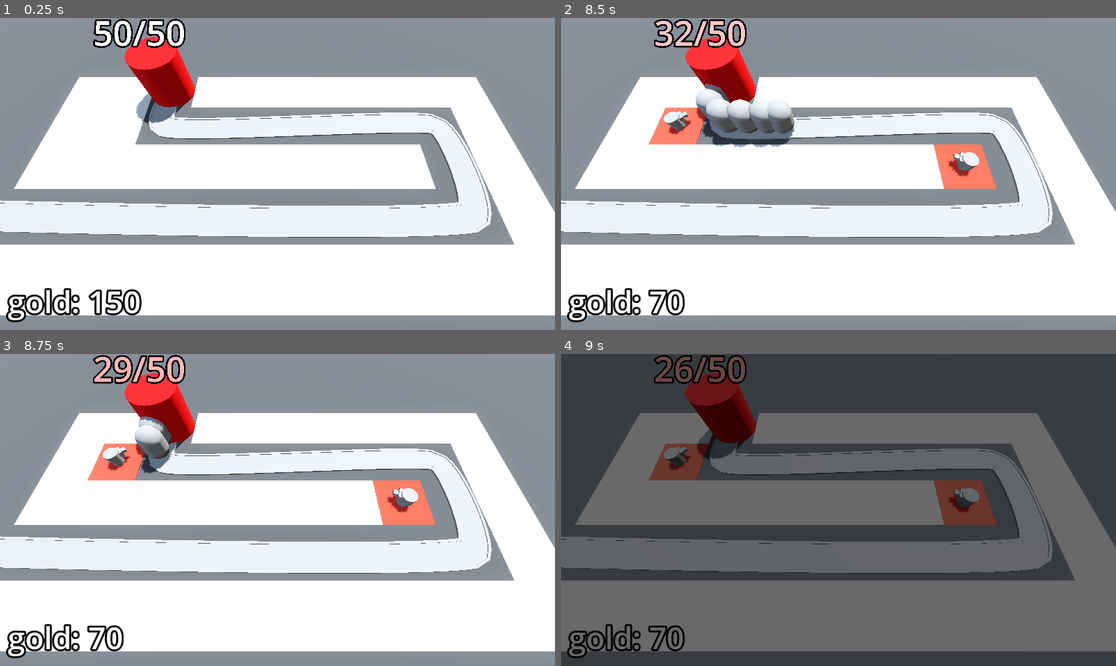
Above: before the commit, frames 1-4 (two rows, left to right).
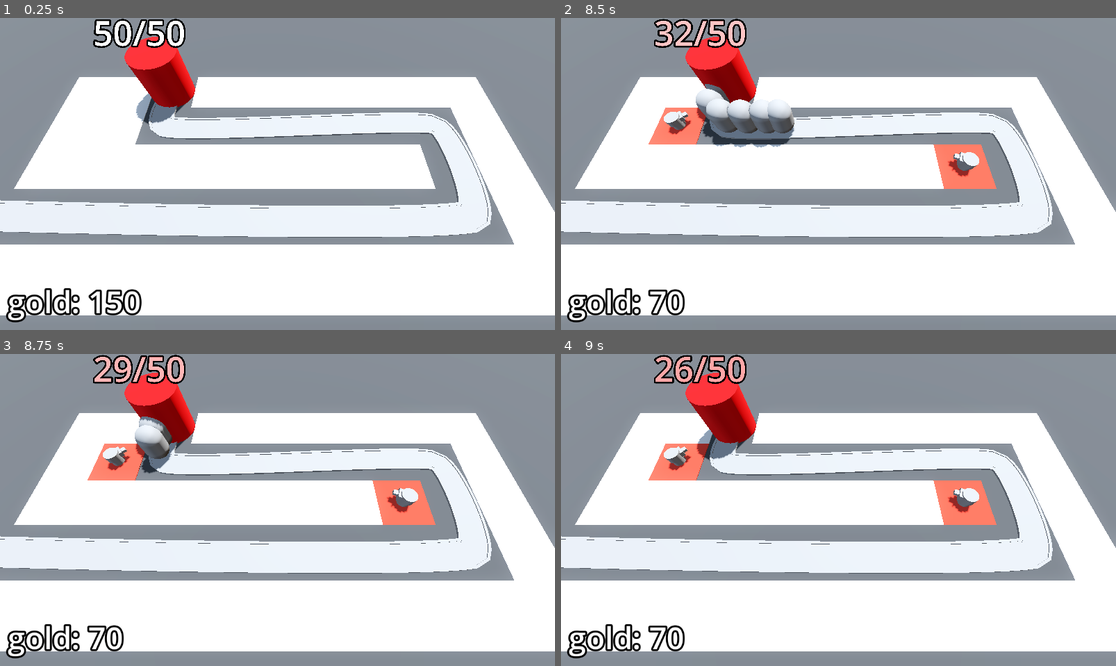
Above: after the commit, the same moments.

Repository: yubinex/barbarian-blaster
Game: Godot game, scene res://base_level.tscn
Same seed, same stepped clock (60 frames per second), same inputs: the game is played once before the commit and once after it.
Inputs (mouse positions are in pixels of both pictures, inside the frame that each line leads up to):
- Up to frame 1 (0.25 s): no input
- Up to frame 2 (8.5 s): move the mouse to (960, 158) at 0.52 s; click (960, 158) at 0.6 s; move the mouse to (727, 189) at 1.27 s; click (727, 189) at 1.35 s; move the mouse to (894, 105) at 2.02 s; click (894, 105) at 2.1 s; move the mouse to (810, 236) at 2.77 s; click (810, 236) at 2.85 s; move the mouse to (1005, 220) at 3.52 s; click (1005, 220) at 3.6 s; move the mouse to (672, 127) at 4.27 s; click (672, 127) at 4.35 s; move the mouse to (866, 174) at 5.02 s; click (866, 174) at 5.1 s; move the mouse to (755, 96) at 5.77 s; click (755, 96) at 5.85 s; move the mouse to (960, 158) at 6.52 s; click (960, 158) at 6.6 s; move the mouse to (727, 189) at 7.27 s; click (727, 189) at 7.35 s; move the mouse to (894, 105) at 8.02 s; click (894, 105) at 8.1 s
- Up to frame 3 (8.75 s): no input
- Up to frame 4 (9 s): move the mouse to (810, 572) at 8.77 s; click (810, 572) at 8.85 s

Frames 1-3 are identical in both runs. In frame 4, 99% of the frame differs, in the area x 0-100%, y 0-100%.
Error after the commit: Invalid assignment of property or key 'visible' with value of type 'bool' on a base object of type 'null instance'. (res://enemy_path.gd:29)

Commit message:
feat(ui): Create VictoryLayer scene
Create a new VictoryLayer scene with a transparent background, a Victory label, and two buttons: Retry and Quit.

Update the base level to use this new scene.

Diff:
--- a/base_level.tscn
+++ b/base_level.tscn
@@ -9,6 +9,7 @@
 [ext_resource type="PackedScene" uid="uid://l73sv81ny4tb" path="res://turret/turret.tscn" id="6_u2wky"]
 [ext_resource type="Script" uid="uid://caov62uihwd8b" path="res://bank.gd" id="8_bkkah"]
 [ext_resource type="PackedScene" uid="uid://62xunxaj14tt" path="res://difficulty_manager/difficulty_manager.tscn" id="9_xjg0i"]
+[ext_resource type="PackedScene" uid="uid://o52j763jm6ir" path="res://ui/victory_layer.tscn" id="10_ykwpl"]
 
 [sub_resource type="ProceduralSkyMaterial" id="ProceduralSkyMaterial_4sal3"]
 sky_horizon_color = Color(0.662243, 0.671743, 0.686743, 1)
@@ -75,7 +76,7 @@
 script = ExtResource("3_u2wky")
 enemy_scene = ExtResource("2_5vx1e")
 difficulty_manager = NodePath("../DifficultyManager")
-victory_layer = NodePath("../VictoryLayer")
+victory_layer = NodePath("")
 
 [node name="Road" type="CSGPolygon3D" parent="EnemyPath"]
 polygon = PackedVector2Array(-1, 0, -1, 0.1, 1, 0.1, 1, 0)
@@ -155,16 +156,7 @@
 [node name="DifficultyManager" parent="." instance=ExtResource("9_xjg0i")]
 enemy_health_curve = SubResource("Curve_xjg0i")
 
-[node name="VictoryLayer" type="CanvasLayer" parent="."]
-visible = false
-
-[node name="ColorRect" type="ColorRect" parent="VictoryLayer"]
-anchors_preset = 15
-anchor_right = 1.0
-anchor_bottom = 1.0
-grow_horizontal = 2
-grow_vertical = 2
-color = Color(0, 0, 0, 0.588235)
+[node name="VictoryLayer" parent="." instance=ExtResource("10_ykwpl")]
 
 [connection signal="timeout" from="EnemyPath/Timer" to="EnemyPath" method="spawn_enemy"]
 [connection signal="stop_spawning_enemies" from="DifficultyManager" to="EnemyPath" method="_on_difficulty_manager_stop_spawning_enemies"]
--- /dev/null
+++ b/ui/victory_layer.tscn
@@ -0,0 +1,50 @@
+[gd_scene load_steps=2 format=3 uid="uid://o52j763jm6ir"]
+
+[sub_resource type="LabelSettings" id="LabelSettings_td1oh"]
+font_size = 96
+
+[node name="VictoryLayer" type="CanvasLayer"]
+visible = false
+
+[node name="ColorRect" type="ColorRect" parent="."]
+anchors_preset = 15
+anchor_right = 1.0
+anchor_bottom = 1.0
+grow_horizontal = 2
+grow_vertical = 2
+color = Color(0, 0, 0, 0.588235)
+
+[node name="CenterContainer" type="CenterContainer" parent="."]
+anchors_preset = 15
+anchor_right = 1.0
+anchor_bottom = 1.0
+grow_horizontal = 2
+grow_vertical = 2
+
+[node name="PanelContainer" type="PanelContainer" parent="CenterContainer"]
+custom_minimum_size = Vector2(400, 400)
+layout_mode = 2
+
+[node name="VBoxContainer" type="VBoxContainer" parent="CenterContainer/PanelContainer"]
+layout_mode = 2
+
+[node name="Label" type="Label" parent="CenterContainer/PanelContainer/VBoxContainer"]
+layout_mode = 2
+text = "Victory"
+label_settings = SubResource("LabelSettings_td1oh")
+horizontal_alignment = 1
+
+[node name="HBoxContainer" type="HBoxContainer" parent="CenterContainer/PanelContainer/VBoxContainer"]
+layout_mode = 2
+
+[node name="RetryButton" type="Button" parent="CenterContainer/PanelContainer/VBoxContainer/HBoxContainer"]
+layout_mode = 2
+size_flags_horizontal = 3
+theme_override_font_sizes/font_size = 32
+text = "Retry"
+
+[node name="QuitButton" type="Button" parent="CenterContainer/PanelContainer/VBoxContainer/HBoxContainer"]
+layout_mode = 2
+size_flags_horizontal = 3
+theme_override_font_sizes/font_size = 32
+text = "Quit"
Not shown: 1 places in base_level.tscn that only renumber resources
